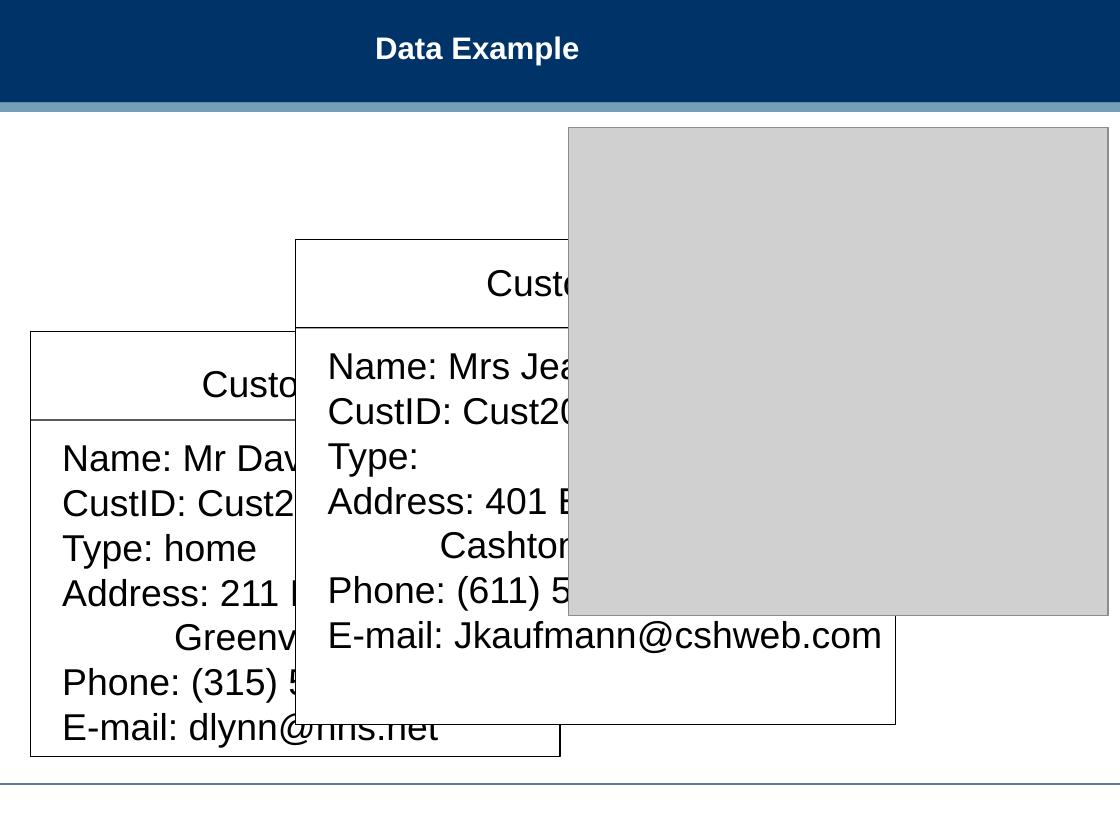
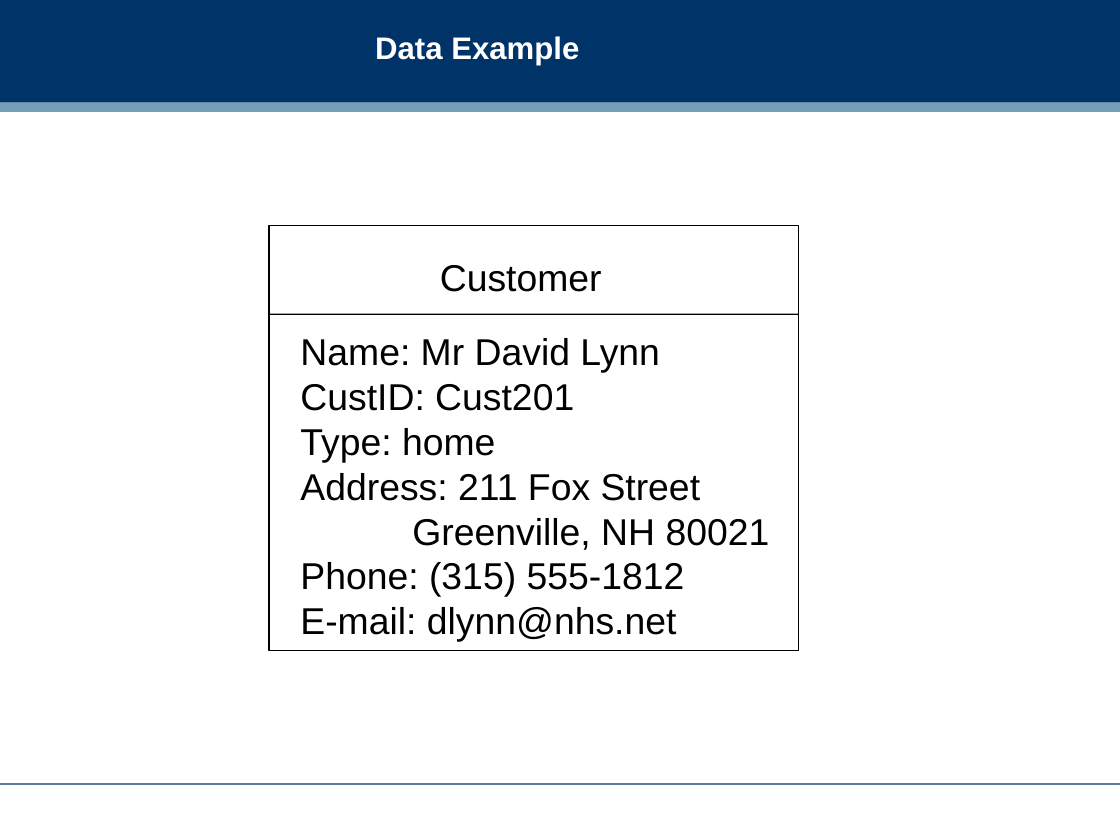
Before and after one commit to dreamind/ix, a slide deck: slide 7 of lectures/representing-data/json.ppt (slide 8 before the commit). Drawn at 1120x840 pixels with LibreOffice and Linux fonts; fonts in the diff are those of the drawing; grey boxes stand for pictures; background and template pictures are left out. Boxes give left, top, right and bottom in pixels: in the first picture for what was removed or moved away, otherwise in the second. Text is boxed around its words. In the diff, an @@ line names an element or a change of style, - is before the commit and + after.

```diff
--- a/lectures/representing-data/json.ppt
+++ b/lectures/representing-data/json.ppt
@@ picture removed at bbox=[568, 128, 1108, 615] @@
@@ rectangle: place and size @@
-rectangle at bbox=[296, 240, 896, 725]
+rectangle at bbox=[269, 226, 799, 652]
@@ text "Customer" rewrapped from bbox=[486, 267, 648, 304] to bbox=[440, 265, 602, 292] @@
@@ line moved from (296, 328) - (896, 328) to (269, 315) - (799, 315) @@
@@ text "Name: Mr David Lynn": place and size @@
-text "Name: Mr David Lynn" at bbox=[62, 442, 531, 748]
+text "Name: Mr David Lynn" at bbox=[300, 338, 770, 642]
@@ rectangle removed at bbox=[30, 332, 560, 757] @@
@@ text removed at bbox=[328, 350, 882, 653] @@
-Name: Mrs Jean Kaufmann
-CustID: Cust202
-Type:
-Address: 401 East Oak Av,
-Cashton, MI 20401
-Phone: (611) 555-4033
-E-mail: Jkaufmann@cshweb.com
@@ text removed at bbox=[202, 368, 364, 405] @@
-Customer
@@ line removed from (30, 420) to (560, 420) @@
```
Also in this commit, not shown: 5 other slides changed, 13 slides added, 7 slides removed.
